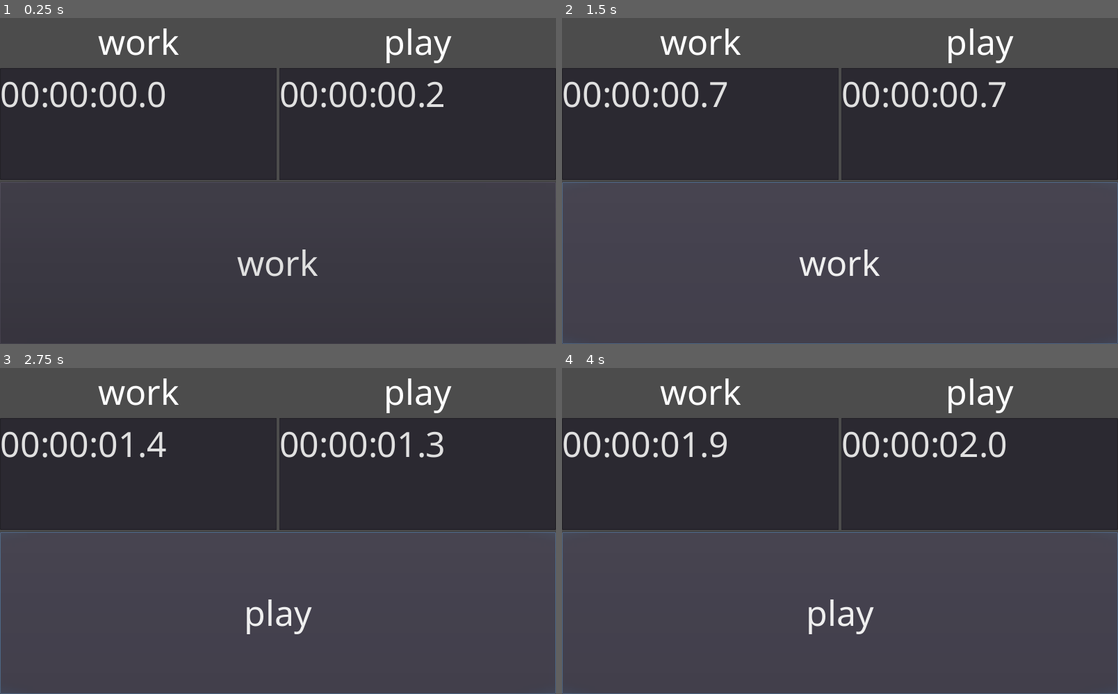
Above: before the commit, frames 1-4 (two rows, left to right).
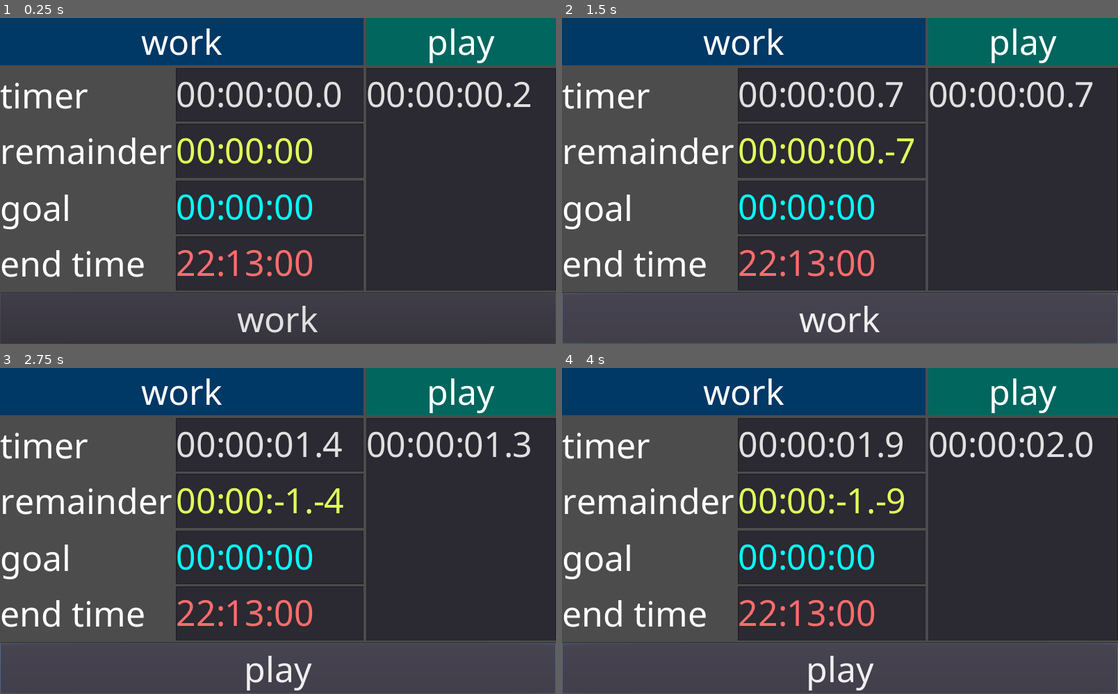
Above: after the commit, the same moments.

Repository: Streq/workplaytimer
Game: Godot game, scene res://main.tscn
The game is run twice, just before and just after one commit, with the same random seed, the same clock (stepped at 60 frames per second) and the same inputs.
Inputs:
- Up to frame 1 (0.25 s): no input
- Up to frame 2 (1.5 s): click "work" at 0.5 s; click "play" at 1.25 s
- Up to frame 3 (2.75 s): click "work" at 2 s
- Up to frame 4 (4 s): click "play" at 2.75 s; click "work" at 3.5 s

The runs differ from the first frame. In frame 1, 32% of the frame differs, in the area x 0-100%, y 0-97%; in frame 2, 53%; in frame 3, 53%; in frame 4, 53%.

Commit message:
expected finish

Diff:
--- /dev/null
+++ b/Global.gd
@@ -0,0 +1,35 @@
+extends Node
+class_name Global
+
+static func to_text(msec: int)->String:
+	var seconds := msec/1000
+	var unit_hours = seconds/60/60
+	var unit_minutes = (seconds/60)%60
+	var unit_seconds = seconds%60
+	var unit_dsec = msec%1000/100
+	return "%02d:%02d:%02d.%01d" % [unit_hours, unit_minutes, unit_seconds, unit_dsec]
+static func to_text_no_secs(msec: int)->String:
+	var seconds := msec/1000
+	var unit_hours = seconds/60/60
+	var unit_minutes = (seconds/60)%60
+	return "%02d:%02d:00" % [unit_hours, unit_minutes]
+static func from_text(text:String):
+
+	var vals = text.split(":")
+	var secs_dsecs = vals[-1].split(".") if vals.size() > 0 else []
+
+	var unit_hours = int(vals[0]) if vals.size() > 0 else 0
+	var unit_minutes = int(vals[1]) if vals.size() > 1 else 0
+	var unit_seconds = int(secs_dsecs[0]) if secs_dsecs.size() > 0 else 0
+	var unit_dsec = int(secs_dsecs[1]) if secs_dsecs.size() > 1 else 0
+
+	var msec = (
+		unit_hours*60*60*1000 +
+		unit_minutes*60*1000 +
+		unit_seconds*1000 +
+		unit_dsec*100
+	)
+	return msec
+
+static func now_msec():
+	return Time.get_ticks_msec()
--- /dev/null
+++ b/expected_finish.gd
@@ -0,0 +1,10 @@
+extends TextEdit
+
+export var remainder_path : NodePath
+onready var remainder = get_node(remainder_path)
+
+
+func _process(delta: float) -> void:
+	var msecs_now = Global.from_text(Time.get_time_string_from_system())
+	var msecs_remaining = msecs_now + remainder.msec
+	text = Global.to_text_no_secs(msecs_remaining)
--- a/main.tscn
+++ b/main.tscn
@@ -1,8 +1,11 @@
-[gd_scene load_steps=6 format=2]
+[gd_scene load_steps=11 format=2]
 
+[ext_resource path="res://work_remainder.gd" type="Script" id=1]
 [ext_resource path="res://main.gd" type="Script" id=2]
 [ext_resource path="res://time_label.tscn" type="PackedScene" id=3]
 [ext_resource path="res://assets/fonts/NotoSans-Regular.ttf" type="DynamicFontData" id=4]
+[ext_resource path="res://work_goal.gd" type="Script" id=5]
+[ext_resource path="res://expected_finish.gd" type="Script" id=6]
 
 [sub_resource type="DynamicFont" id=1]
 size = 64
@@ -10,6 +13,12 @@
 
 [sub_resource type="Theme" id=2]
 default_font = SubResource( 1 )
+
+[sub_resource type="StyleBoxFlat" id=3]
+bg_color = Color( 0, 0.223529, 0.403922, 1 )
+
+[sub_resource type="StyleBoxFlat" id=4]
+bg_color = Color( 0, 0.403922, 0.372549, 1 )
 
 [node name="Node2D" type="Control"]
 anchor_right = 1.0
@@ -24,59 +33,153 @@
 
 [node name="HBoxContainer" type="HBoxContainer" parent="VBoxContainer"]
 margin_right = 1024.0
-margin_bottom = 298.0
+margin_bottom = 502.0
 size_flags_horizontal = 3
 size_flags_vertical = 3
 alignment = 1
 
 [node name="VBoxContainer" type="VBoxContainer" parent="VBoxContainer/HBoxContainer"]
-margin_right = 510.0
-margin_bottom = 298.0
+margin_right = 670.0
+margin_bottom = 502.0
 size_flags_horizontal = 3
 size_flags_vertical = 3
 
 [node name="Label" type="Label" parent="VBoxContainer/HBoxContainer/VBoxContainer"]
-margin_right = 510.0
+margin_right = 670.0
 margin_bottom = 88.0
+custom_styles/normal = SubResource( 3 )
 text = "work"
 align = 1
 
-[node name="work_timer" parent="VBoxContainer/HBoxContainer/VBoxContainer" instance=ExtResource( 3 )]
+[node name="HBoxContainer" type="HBoxContainer" parent="VBoxContainer/HBoxContainer/VBoxContainer"]
+margin_top = 92.0
+margin_right = 670.0
+margin_bottom = 191.0
+size_flags_horizontal = 3
+size_flags_vertical = 3
+
+[node name="Label" type="Label" parent="VBoxContainer/HBoxContainer/VBoxContainer/HBoxContainer"]
+margin_top = 5.0
+margin_right = 320.0
+margin_bottom = 93.0
+rect_min_size = Vector2( 320, 0 )
+text = "timer"
+
+[node name="work_timer" parent="VBoxContainer/HBoxContainer/VBoxContainer/HBoxContainer" instance=ExtResource( 3 )]
 unique_name_in_owner = true
-margin_top = 92.0
-margin_right = 510.0
-margin_bottom = 298.0
+margin_left = 324.0
+margin_top = 0.0
+margin_right = 670.0
+margin_bottom = 99.0
 size_flags_horizontal = 3
 size_flags_vertical = 3
 stopped = true
 
+[node name="HBoxContainer2" type="HBoxContainer" parent="VBoxContainer/HBoxContainer/VBoxContainer"]
+margin_top = 195.0
+margin_right = 670.0
+margin_bottom = 295.0
+size_flags_horizontal = 3
+size_flags_vertical = 3
+
+[node name="Label" type="Label" parent="VBoxContainer/HBoxContainer/VBoxContainer/HBoxContainer2"]
+margin_top = 6.0
+margin_right = 320.0
+margin_bottom = 94.0
+rect_min_size = Vector2( 320, 0 )
+text = "remainder"
+
+[node name="work_remainder" type="TextEdit" parent="VBoxContainer/HBoxContainer/VBoxContainer/HBoxContainer2"]
+unique_name_in_owner = true
+margin_left = 324.0
+margin_right = 670.0
+margin_bottom = 100.0
+size_flags_horizontal = 3
+size_flags_vertical = 3
+custom_colors/font_color = Color( 0.890196, 1, 0.356863, 1 )
+text = "00:00:00"
+script = ExtResource( 1 )
+goal_path = NodePath("../../HBoxContainer3/work_goal")
+timer_path = NodePath("../../HBoxContainer/work_timer")
+
+[node name="HBoxContainer3" type="HBoxContainer" parent="VBoxContainer/HBoxContainer/VBoxContainer"]
+margin_top = 299.0
+margin_right = 670.0
+margin_bottom = 398.0
+size_flags_horizontal = 3
+size_flags_vertical = 3
+
+[node name="Label" type="Label" parent="VBoxContainer/HBoxContainer/VBoxContainer/HBoxContainer3"]
+margin_top = 5.0
+margin_right = 320.0
+margin_bottom = 93.0
+rect_min_size = Vector2( 320, 0 )
+text = "goal"
+
+[node name="work_goal" type="TextEdit" parent="VBoxContainer/HBoxContainer/VBoxContainer/HBoxContainer3"]
+unique_name_in_owner = true
+margin_left = 324.0
+margin_right = 670.0
+margin_bottom = 99.0
+size_flags_horizontal = 3
+size_flags_vertical = 3
+custom_colors/font_color = Color( 0, 1, 1, 1 )
+text = "00:00:00"
+script = ExtResource( 5 )
+
+[node name="HBoxContainer4" type="HBoxContainer" parent="VBoxContainer/HBoxContainer/VBoxContainer"]
+margin_top = 402.0
+margin_right = 670.0
+margin_bottom = 502.0
+size_flags_horizontal = 3
+size_flags_vertical = 3
+
+[node name="Label" type="Label" parent="VBoxContainer/HBoxContainer/VBoxContainer/HBoxContainer4"]
+margin_top = 6.0
+margin_right = 320.0
+margin_bottom = 94.0
+rect_min_size = Vector2( 320, 0 )
+text = "end time"
+
+[node name="expected_finish" type="TextEdit" parent="VBoxContainer/HBoxContainer/VBoxContainer/HBoxContainer4"]
+unique_name_in_owner = true
+margin_left = 324.0
+margin_right = 670.0
+margin_bottom = 100.0
+size_flags_horizontal = 3
+size_flags_vertical = 3
+custom_colors/font_color = Color( 1, 0.427451, 0.427451, 1 )
+text = "00:00:00"
+script = ExtResource( 6 )
+remainder_path = NodePath("../../HBoxContainer2/work_remainder")
+
 [node name="VBoxContainer2" type="VBoxContainer" parent="VBoxContainer/HBoxContainer"]
-margin_left = 514.0
+margin_left = 674.0
 margin_right = 1024.0
-margin_bottom = 298.0
-size_flags_horizontal = 3
+margin_bottom = 502.0
+rect_min_size = Vector2( 350, 0 )
 size_flags_vertical = 3
 alignment = 1
 
 [node name="Label" type="Label" parent="VBoxContainer/HBoxContainer/VBoxContainer2"]
-margin_right = 510.0
+margin_right = 350.0
 margin_bottom = 88.0
+custom_styles/normal = SubResource( 4 )
 text = "play"
 align = 1
 
 [node name="play_timer" parent="VBoxContainer/HBoxContainer/VBoxContainer2" instance=ExtResource( 3 )]
 unique_name_in_owner = true
 margin_top = 92.0
-margin_right = 510.0
-margin_bottom = 298.0
+margin_right = 350.0
+margin_bottom = 502.0
 size_flags_horizontal = 3
 size_flags_vertical = 3
 
 [node name="play" type="Button" parent="VBoxContainer"]
 unique_name_in_owner = true
-margin_top = 302.0
+margin_top = 506.0
 margin_right = 1024.0
 margin_bottom = 600.0
 size_flags_horizontal = 3
-size_flags_vertical = 3
 text = "work"
--- a/project.godot
+++ b/project.godot
@@ -7,6 +7,16 @@
 ;   param=value ; assign values to parameters
 
 config_version=4
+
+_global_script_classes=[ {
+"base": "Node",
+"class": "Global",
+"language": "GDScript",
+"path": "res://Global.gd"
+} ]
+_global_script_class_icons={
+"Global": ""
+}
 
 [application]
 
--- a/time_label.gd
+++ b/time_label.gd
@@ -1,4 +1,5 @@
 extends TextEdit
+signal updated
 
 var last_start_msec := 0
 var accumulated_time_msec := 0
@@ -9,7 +10,8 @@
 	render_text()
 	connect("text_changed",self,"_on_text_changed")
 func render_text():
-	text = to_text(accumulated_time_msec)
+	text = Global.to_text(accumulated_time_msec)
+	emit_signal("updated")
 
 func set_stopped(val):
 	stopped = val
@@ -19,7 +21,7 @@
 		on()
 
 func _process(delta: float) -> void:
-	var now = now_msec()
+	var now = Global.now_msec()
 	var step = now - last_start_msec
 	accumulated_time_msec += step
 	last_start_msec = now
@@ -33,42 +35,14 @@
 
 func on():
 	stopped = false
-	last_start_msec = now_msec()
+	last_start_msec = Global.now_msec()
 	set_process(true)
 func off():
 	stopped = true
 	set_process(false)
 
 
-static func now_msec():
-	return Time.get_ticks_msec()
 
 
-static func to_text(msec: int)->String:
-	var seconds := msec/1000
-	var unit_hours = seconds/60/60
-	var unit_minutes = (seconds/60)%60
-	var unit_seconds = seconds%60
-	var unit_dsec = msec%1000/100
-	return "%02d:%02d:%02d.%01d" % [unit_hours, unit_minutes, unit_seconds, unit_dsec]
-
-static func from_text(text:String):
-
-	var vals = text.split(":")
-	var secs_dsecs = vals[-1].split(".")
-
-	var unit_hours = int(vals[0])
-	var unit_minutes = int(vals[1])
-	var unit_seconds = int(secs_dsecs[0])
-	var unit_dsec = int(secs_dsecs[1])
-
-	var msec = (
-		unit_hours*60*60*1000 +
-		unit_minutes*60*1000 +
-		unit_seconds*1000 +
-		unit_dsec*100
-	)
-	return msec
-
 func _on_text_changed():
-	accumulated_time_msec = from_text(text)
+	accumulated_time_msec = Global.from_text(text)
--- /dev/null
+++ b/work_goal.gd
@@ -0,0 +1,10 @@
+extends TextEdit
+signal updated
+var goal_msecs = 0
+
+func _ready() -> void:
+	connect("text_changed",self,"_on_text_changed")
+
+func _on_text_changed():
+	goal_msecs = Global.from_text(text)
+	emit_signal("updated")
--- /dev/null
+++ b/work_remainder.gd
@@ -0,0 +1,15 @@
+extends TextEdit
+
+export var goal_path : NodePath
+onready var goal = get_node(goal_path)
+export var timer_path : NodePath
+onready var timer = get_node(timer_path)
+
+var msec = 0
+
+func _ready() -> void:
+	timer.connect("updated",self,"render_text")
+	goal.connect("updated",self,"render_text")
+func render_text() -> void:
+	msec = (goal.goal_msecs - timer.accumulated_time_msec)
+	text = Global.to_text(msec)
Not shown, added: export_presets.cfg
Not shown, added: .gitignore
